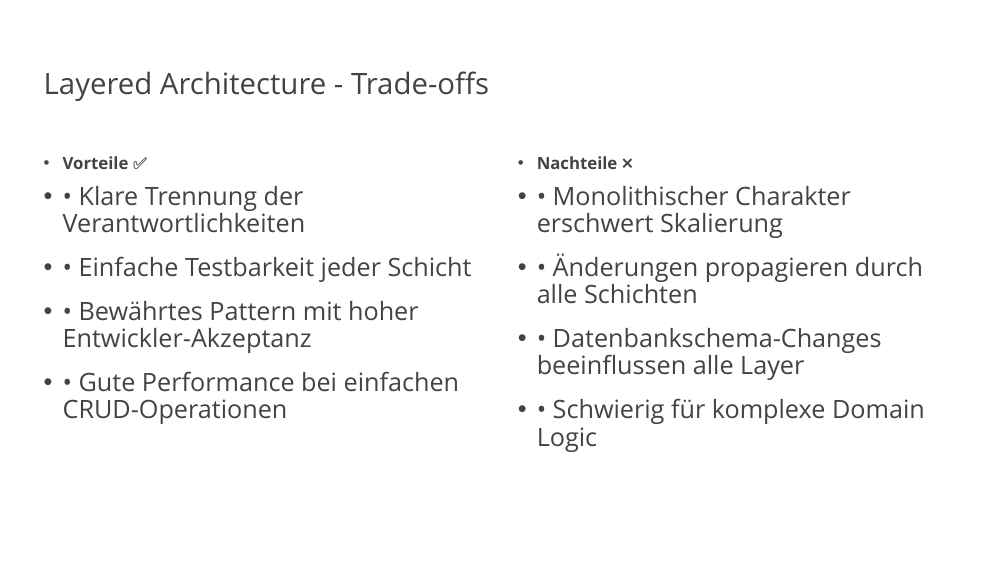
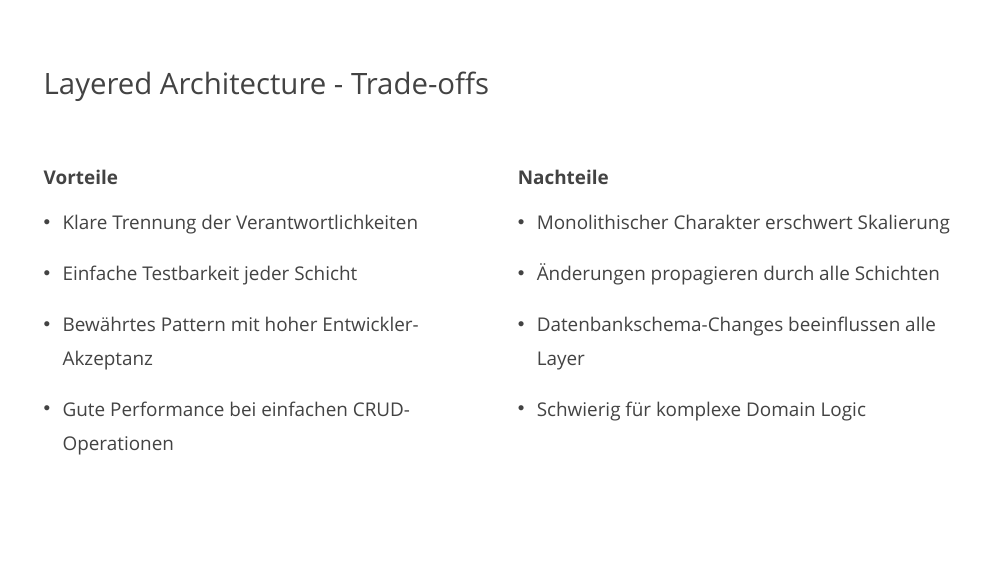
Before and after one commit to vanillacore-net/september-2025-telekom-training, a slide deck: slide 7 of presentations/powerpoint/arch-patterns-part1.pptx. Drawn at 1008x567 pixels with LibreOffice and Linux fonts; fonts in the diff are those of the drawing; background and template pictures are left out. Boxes give left, top, right and bottom in pixels: in the first picture for what was removed or moved away, otherwise in the second. Text is boxed around its words. In the diff, an @@ line names an element or a change of style, - is before the commit and + after.

```diff
--- a/presentations/powerpoint/arch-patterns-part1.pptx
+++ b/presentations/powerpoint/arch-patterns-part1.pptx
@@ text at (44,169,418,455): text changed; size 24 to 18 pt @@
-• Vorteile ✅
-• • Klare Trennung der Verantwortlichkeiten
-• • Einfache Testbarkeit jeder Schicht
-• • Bewährtes Pattern mit hoher Entwickler-Akzeptanz
-• • Gute Performance bei einfachen CRUD-Operationen
+Vorteile
+• Klare Trennung der Verantwortlichkeiten
+• Einfache Testbarkeit jeder Schicht
+• Bewährtes Pattern mit hoher Entwickler-Akzeptanz
+• Gute Performance bei einfachen CRUD-Operationen
@@ text at (518,169,950,421): text changed; size 24 to 18 pt @@
-• Nachteile ❌
-• • Monolithischer Charakter erschwert Skalierung
-• • Änderungen propagieren durch alle Schichten
-• • Datenbankschema-Changes beeinflussen alle Layer
-• • Schwierig für komplexe Domain Logic
+Nachteile
+• Monolithischer Charakter erschwert Skalierung
+• Änderungen propagieren durch alle Schichten
+• Datenbankschema-Changes beeinflussen alle Layer
+• Schwierig für komplexe Domain Logic
```
Also in this commit, not shown: 11 other slides changed, 4 slides added, 5 other files.
